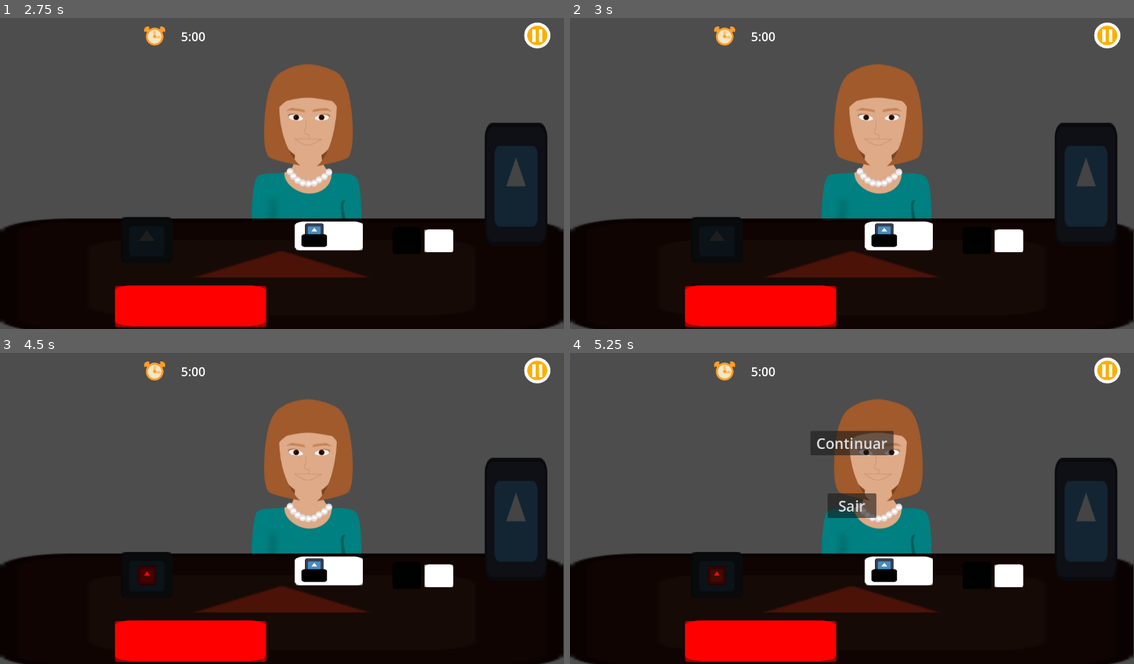
Above: before the commit, frames 1-4 (two rows, left to right).
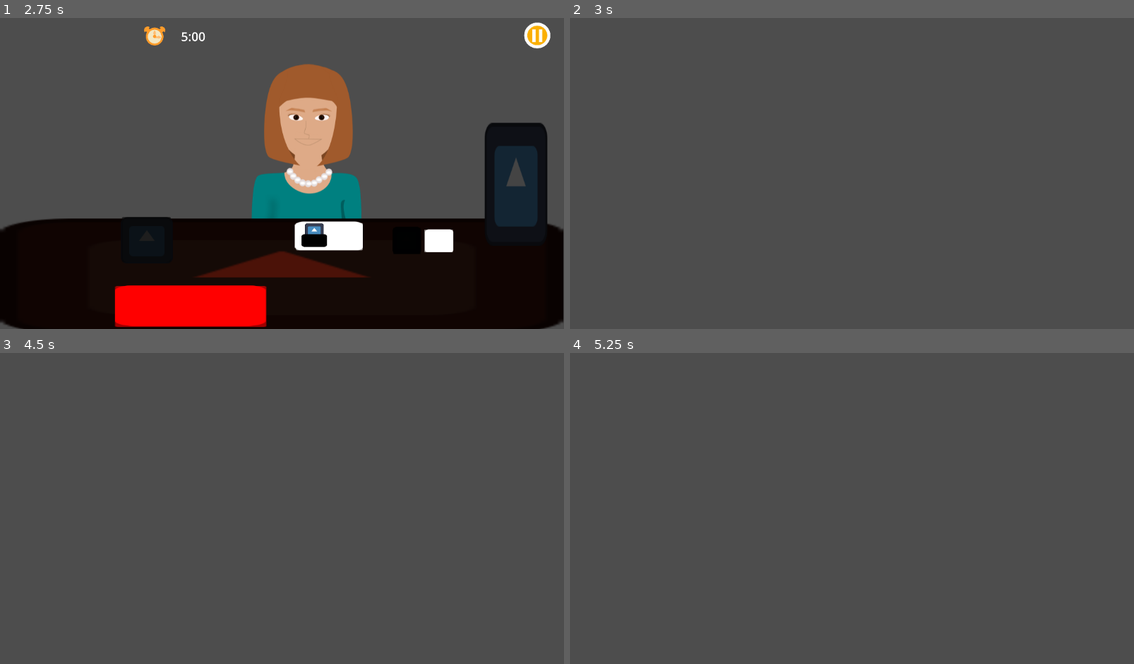
Above: after the commit, the same moments.

Repository: Caua47/Prato-Limpo
Game: Godot game, scene res://tela_de_inicio.tscn
Same seed, same stepped clock (60 frames per second), same inputs: the game is played once before the commit and once after it. The engine's default icon, where the game draws it, is replaced by a stand-in: a white triangle on a blue panel in a dark square.
Inputs (mouse positions are in pixels of both pictures, inside the frame that each line leads up to):
- Up to frame 1 (2.75 s): click "Iniciar" at 0.5 s; click (439, 241) at 1.25 s; click (406, 241) at 2 s
- Up to frame 2 (3 s): click (897, 235) at 2.75 s
- Up to frame 3 (4.5 s): click (146, 573) at 3.52 s; click (191, 642) at 4.27 s
- Up to frame 4 (5.25 s): click (1105, 371) at 5.02 s

Frame 1 is identical in both runs. In frame 2, 46% of the frame differs, in the area x 0-100%, y 1-100%; in frame 3, 46%; in frame 4, 47%.

Commit message:
opa

Diff:
--- a/prato-limpo/hub.tscn
+++ b/prato-limpo/hub.tscn
@@ -39,6 +39,7 @@
 flat = true
 
 [node name="Menu_de_pause" type="Control" parent="." unique_id=252559481]
+process_mode = 3
 visible = false
 layout_mode = 3
 anchors_preset = 8
--- a/prato-limpo/node_2d.gd
+++ b/prato-limpo/node_2d.gd
@@ -39,7 +39,7 @@
 	feijao.scale = Vector2(0.40, 0.20)
 	feijao.modulate = Color(0, 0, 0, 1)
 	add_child(feijao)
-	tem_feijao = false
+	tem_feijao = true
 
 func _on_pega_arroz_pressed() -> void:
 	arroz.texture = load("res://icon.svg")
@@ -47,7 +47,7 @@
 	arroz.scale = Vector2(0.30, 0.25)
 	arroz.modulate = Color(1, 1, 1, 1)
 	add_child(arroz)
-	tem_arroz = false
+	tem_arroz = true
 
 
 func _on_colocar_prato_pressed() -> void:
@@ -55,5 +55,9 @@
 
 
 func _on_entregar_prato_pressed() -> void:
-	if tem_arroz and tem_carne and tem_feijao:
+	if tem_arroz == true:
 		queue_free()
+	if tem_carne == true:
+		queue_free()
+	if tem_feijao == true:
+		queue_free()
